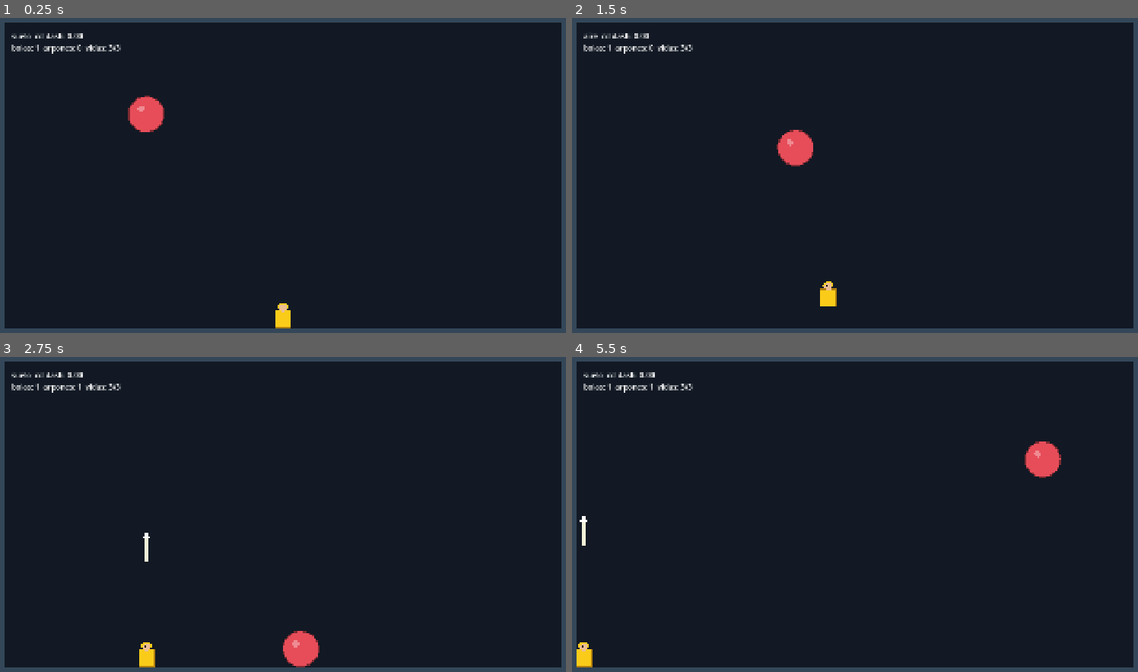
Above: before the commit, frames 1-4 (two rows, left to right).
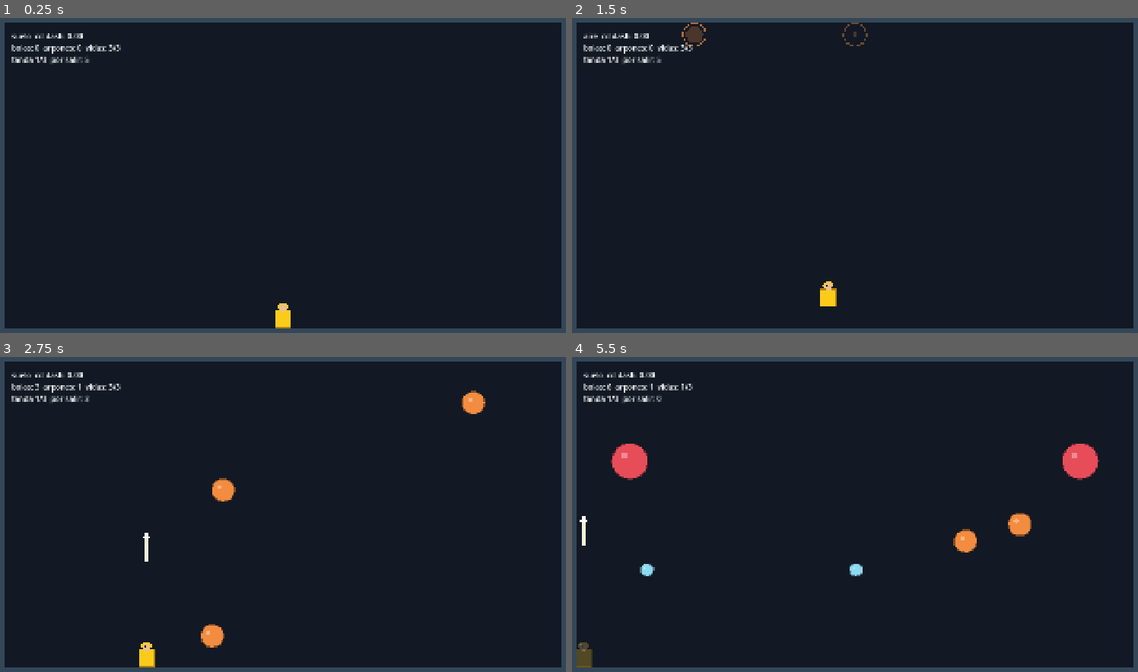
Above: after the commit, the same moments.

Repository: xNeku/fishmaboolla
Game: Godot game, scene res://scenes/main.tscn
The game is run twice, just before and just after one commit, with the same random seed, the same clock (stepped at 60 frames per second) and the same inputs.
Inputs:
- Up to frame 1 (0.25 s): no input
- Up to frame 2 (1.5 s): hold J (disparar) 0.53-1.28 s; tap Space (saltar) at 0.77 s; hold A (mover_izq) from 1.28 s (still down); tap D (mover_der) at 1.35 s
- Up to frame 3 (2.75 s): tap Space (saltar) at 1.52 s; release A (mover_izq) at 2.03 s; hold J (disparar) from 2.03 s (still down)
- Up to frame 4 (5.5 s): release J (disparar) at 2.78 s; tap D (mover_der) at 2.85, 4.35 s; tap Space (saltar) at 3.02, 3.77, 4.52 s; hold J (disparar) 3.53-4.28 s; hold A (mover_izq) from 3.53 s (still down); hold J (disparar) from 5.03 s (still down)

The runs differ from the first frame. In frame 1, 0.8% of the frame differs, in the area x 2-30%, y 8-37%; in frame 2, 1.0%; in frame 3, 1.5%; in frame 4, 2.8%, in the area x 0-94%, y 8-99%.

Commit message:
Oleadas: patrones y tandas de bolas desde techo y esquinas, con aviso y descanso
Co-Authored-By: Claude Sonnet 5.5 <noreply@anthropic.com>
Claude-Session: https://claude.ai/code/session_01Hu5F5bE3cxizNrca8PuRi9

Diff:
--- /dev/null
+++ b/data/patrones/cascada.tres
@@ -0,0 +1,64 @@
+[gd_resource type="Resource" script_class="PatronBolas" load_steps=10 format=3]
+
+[ext_resource type="Script" path="res://scripts/datos/patron_bolas.gd" id="1_pat"]
+[ext_resource type="Script" path="res://scripts/datos/entrada_patron.gd" id="2_ent"]
+[ext_resource type="Resource" path="res://data/bolas/bola_pequena.tres" id="3_b"]
+
+[sub_resource type="Resource" id="Resource_0"]
+script = ExtResource("2_ent")
+bola = ExtResource("3_b")
+origen = 0
+x_relativo = 0.10
+direccion = 1
+retraso = 0.00
+impulso = 0.0
+
+[sub_resource type="Resource" id="Resource_1"]
+script = ExtResource("2_ent")
+bola = ExtResource("3_b")
+origen = 0
+x_relativo = 0.26
+direccion = -1
+retraso = 0.30
+impulso = 0.0
+
+[sub_resource type="Resource" id="Resource_2"]
+script = ExtResource("2_ent")
+bola = ExtResource("3_b")
+origen = 0
+x_relativo = 0.42
+direccion = 1
+retraso = 0.60
+impulso = 0.0
+
+[sub_resource type="Resource" id="Resource_3"]
+script = ExtResource("2_ent")
+bola = ExtResource("3_b")
+origen = 0
+x_relativo = 0.58
+direccion = -1
+retraso = 0.90
+impulso = 0.0
+
+[sub_resource type="Resource" id="Resource_4"]
+script = ExtResource("2_ent")
+bola = ExtResource("3_b")
+origen = 0
+x_relativo = 0.74
+direccion = 1
+retraso = 1.20
+impulso = 0.0
+
+[sub_resource type="Resource" id="Resource_5"]
+script = ExtResource("2_ent")
+bola = ExtResource("3_b")
+origen = 0
+x_relativo = 0.90
+direccion = -1
+retraso = 1.50
+impulso = 0.0
+
+[resource]
+script = ExtResource("1_pat")
+nombre = "Cascada"
+entradas = Array[ExtResource("2_ent")]([SubResource("Resource_0"), SubResource("Resource_1"), SubResource("Resource_2"), SubResource("Resource_3"), SubResource("Resource_4"), SubResource("Resource_5")])
--- /dev/null
+++ b/data/patrones/cuatro_esquinas.tres
@@ -0,0 +1,46 @@
+[gd_resource type="Resource" script_class="PatronBolas" load_steps=8 format=3]
+
+[ext_resource type="Script" path="res://scripts/datos/patron_bolas.gd" id="1_pat"]
+[ext_resource type="Script" path="res://scripts/datos/entrada_patron.gd" id="2_ent"]
+[ext_resource type="Resource" path="res://data/bolas/bola_pequena.tres" id="3_b"]
+
+[sub_resource type="Resource" id="Resource_0"]
+script = ExtResource("2_ent")
+bola = ExtResource("3_b")
+origen = 1
+x_relativo = 0.50
+direccion = 1
+retraso = 0.00
+impulso = 0.0
+
+[sub_resource type="Resource" id="Resource_1"]
+script = ExtResource("2_ent")
+bola = ExtResource("3_b")
+origen = 2
+x_relativo = 0.50
+direccion = -1
+retraso = 0.00
+impulso = 0.0
+
+[sub_resource type="Resource" id="Resource_2"]
+script = ExtResource("2_ent")
+bola = ExtResource("3_b")
+origen = 3
+x_relativo = 0.50
+direccion = 1
+retraso = 0.00
+impulso = 0.0
+
+[sub_resource type="Resource" id="Resource_3"]
+script = ExtResource("2_ent")
+bola = ExtResource("3_b")
+origen = 4
+x_relativo = 0.50
+direccion = -1
+retraso = 0.00
+impulso = 0.0
+
+[resource]
+script = ExtResource("1_pat")
+nombre = "Cuatro esquinas"
+entradas = Array[ExtResource("2_ent")]([SubResource("Resource_0"), SubResource("Resource_1"), SubResource("Resource_2"), SubResource("Resource_3")])
--- /dev/null
+++ b/data/patrones/esquinas_superiores.tres
@@ -0,0 +1,28 @@
+[gd_resource type="Resource" script_class="PatronBolas" load_steps=6 format=3]
+
+[ext_resource type="Script" path="res://scripts/datos/patron_bolas.gd" id="1_pat"]
+[ext_resource type="Script" path="res://scripts/datos/entrada_patron.gd" id="2_ent"]
+[ext_resource type="Resource" path="res://data/bolas/bola_grande.tres" id="3_b"]
+
+[sub_resource type="Resource" id="Resource_0"]
+script = ExtResource("2_ent")
+bola = ExtResource("3_b")
+origen = 1
+x_relativo = 0.50
+direccion = 1
+retraso = 0.00
+impulso = 0.0
+
+[sub_resource type="Resource" id="Resource_1"]
+script = ExtResource("2_ent")
+bola = ExtResource("3_b")
+origen = 2
+x_relativo = 0.50
+direccion = -1
+retraso = 0.00
+impulso = 0.0
+
+[resource]
+script = ExtResource("1_pat")
+nombre = "Esquinas superiores"
+entradas = Array[ExtResource("2_ent")]([SubResource("Resource_0"), SubResource("Resource_1")])
--- /dev/null
+++ b/data/patrones/pinza_inferior.tres
@@ -0,0 +1,28 @@
+[gd_resource type="Resource" script_class="PatronBolas" load_steps=6 format=3]
+
+[ext_resource type="Script" path="res://scripts/datos/patron_bolas.gd" id="1_pat"]
+[ext_resource type="Script" path="res://scripts/datos/entrada_patron.gd" id="2_ent"]
+[ext_resource type="Resource" path="res://data/bolas/bola_media.tres" id="3_b"]
+
+[sub_resource type="Resource" id="Resource_0"]
+script = ExtResource("2_ent")
+bola = ExtResource("3_b")
+origen = 3
+x_relativo = 0.50
+direccion = 1
+retraso = 0.00
+impulso = 0.0
+
+[sub_resource type="Resource" id="Resource_1"]
+script = ExtResource("2_ent")
+bola = ExtResource("3_b")
+origen = 4
+x_relativo = 0.50
+direccion = -1
+retraso = 0.00
+impulso = 0.0
+
+[resource]
+script = ExtResource("1_pat")
+nombre = "Pinza inferior"
+entradas = Array[ExtResource("2_ent")]([SubResource("Resource_0"), SubResource("Resource_1")])
--- /dev/null
+++ b/data/patrones/techo_trio.tres
@@ -0,0 +1,37 @@
+[gd_resource type="Resource" script_class="PatronBolas" load_steps=7 format=3]
+
+[ext_resource type="Script" path="res://scripts/datos/patron_bolas.gd" id="1_pat"]
+[ext_resource type="Script" path="res://scripts/datos/entrada_patron.gd" id="2_ent"]
+[ext_resource type="Resource" path="res://data/bolas/bola_media.tres" id="3_b"]
+
+[sub_resource type="Resource" id="Resource_0"]
+script = ExtResource("2_ent")
+bola = ExtResource("3_b")
+origen = 0
+x_relativo = 0.20
+direccion = 1
+retraso = 0.00
+impulso = 0.0
+
+[sub_resource type="Resource" id="Resource_1"]
+script = ExtResource("2_ent")
+bola = ExtResource("3_b")
+origen = 0
+x_relativo = 0.50
+direccion = -1
+retraso = 0.35
+impulso = 0.0
+
+[sub_resource type="Resource" id="Resource_2"]
+script = ExtResource("2_ent")
+bola = ExtResource("3_b")
+origen = 0
+x_relativo = 0.80
+direccion = 1
+retraso = 0.70
+impulso = 0.0
+
+[resource]
+script = ExtResource("1_pat")
+nombre = "Trío del techo"
+entradas = Array[ExtResource("2_ent")]([SubResource("Resource_0"), SubResource("Resource_1"), SubResource("Resource_2")])
--- /dev/null
+++ b/data/tandas/tanda_1.tres
@@ -0,0 +1,12 @@
+[gd_resource type="Resource" script_class="TandaBolas" load_steps=5 format=3]
+
+[ext_resource type="Script" path="res://scripts/datos/tanda_bolas.gd" id="1_tan"]
+[ext_resource type="Script" path="res://scripts/datos/patron_bolas.gd" id="0_pat"]
+[ext_resource type="Resource" path="res://data/patrones/esquinas_superiores.tres" id="2_p"]
+[ext_resource type="Resource" path="res://data/patrones/techo_trio.tres" id="3_p"]
+
+[resource]
+script = ExtResource("1_tan")
+nombre = "Tanda 1"
+patrones = Array[ExtResource("0_pat")]([ExtResource("3_p"), ExtResource("2_p")])
+segundos_entre_patrones = 2.5
--- /dev/null
+++ b/data/tandas/tanda_2.tres
@@ -0,0 +1,13 @@
+[gd_resource type="Resource" script_class="TandaBolas" load_steps=6 format=3]
+
+[ext_resource type="Script" path="res://scripts/datos/tanda_bolas.gd" id="1_tan"]
+[ext_resource type="Script" path="res://scripts/datos/patron_bolas.gd" id="0_pat"]
+[ext_resource type="Resource" path="res://data/patrones/cascada.tres" id="2_p"]
+[ext_resource type="Resource" path="res://data/patrones/cuatro_esquinas.tres" id="3_p"]
+[ext_resource type="Resource" path="res://data/patrones/pinza_inferior.tres" id="4_p"]
+
+[resource]
+script = ExtResource("1_tan")
+nombre = "Tanda 2"
+patrones = Array[ExtResource("0_pat")]([ExtResource("2_p"), ExtResource("4_p"), ExtResource("3_p")])
+segundos_entre_patrones = 2.0
--- /dev/null
+++ b/data/tandas/tanda_3.tres
@@ -0,0 +1,14 @@
+[gd_resource type="Resource" script_class="TandaBolas" load_steps=7 format=3]
+
+[ext_resource type="Script" path="res://scripts/datos/tanda_bolas.gd" id="1_tan"]
+[ext_resource type="Script" path="res://scripts/datos/patron_bolas.gd" id="0_pat"]
+[ext_resource type="Resource" path="res://data/patrones/cascada.tres" id="2_p"]
+[ext_resource type="Resource" path="res://data/patrones/cuatro_esquinas.tres" id="3_p"]
+[ext_resource type="Resource" path="res://data/patrones/esquinas_superiores.tres" id="4_p"]
+[ext_resource type="Resource" path="res://data/patrones/techo_trio.tres" id="5_p"]
+
+[resource]
+script = ExtResource("1_tan")
+nombre = "Tanda 3"
+patrones = Array[ExtResource("0_pat")]([ExtResource("4_p"), ExtResource("3_p"), ExtResource("2_p"), ExtResource("5_p")])
+segundos_entre_patrones = 1.5
--- a/scenes/main.tscn
+++ b/scenes/main.tscn
@@ -3,7 +3,11 @@
 [ext_resource type="Script" path="res://scripts/mundo/main.gd" id="1_main"]
 [ext_resource type="PackedScene" path="res://scenes/sala.tscn" id="2_sala"]
 [ext_resource type="PackedScene" path="res://scenes/jugador.tscn" id="3_jugador"]
-[ext_resource type="PackedScene" path="res://scenes/bola.tscn" id="4_bola"]
+[ext_resource type="Script" path="res://scripts/mundo/oleadas.gd" id="4_oleadas"]
+[ext_resource type="Resource" path="res://data/tandas/tanda_1.tres" id="5_t1"]
+[ext_resource type="Resource" path="res://data/tandas/tanda_2.tres" id="6_t2"]
+[ext_resource type="Resource" path="res://data/tandas/tanda_3.tres" id="7_t3"]
+[ext_resource type="Script" path="res://scripts/datos/tanda_bolas.gd" id="8_tanda"]
 
 [node name="Main" type="Node2D"]
 script = ExtResource("1_main")
@@ -13,8 +17,10 @@
 [node name="Jugador" parent="." instance=ExtResource("3_jugador")]
 position = Vector2(960, 1020)
 
-[node name="Bola" parent="." instance=ExtResource("4_bola")]
-position = Vector2(480, 300)
+[node name="Oleadas" type="Node" parent="." node_paths=PackedStringArray("sala")]
+script = ExtResource("4_oleadas")
+sala = NodePath("../Sala")
+tandas = Array[ExtResource("8_tanda")]([ExtResource("5_t1"), ExtResource("6_t2"), ExtResource("7_t3")])
 
 [node name="Estado" type="Label" parent="."]
 mouse_filter = 2
--- /dev/null
+++ b/scripts/datos/entrada_patron.gd
@@ -0,0 +1,16 @@
+class_name EntradaPatron
+extends Resource
+## Una bola dentro de un patrón: qué tipo, desde dónde sale y cuándo.
+
+enum Origen { TECHO, ESQUINA_SUP_IZQ, ESQUINA_SUP_DER, ESQUINA_INF_IZQ, ESQUINA_INF_DER }
+
+@export var bola: BolaDatos
+@export var origen: Origen = Origen.TECHO
+## Solo para TECHO: posición horizontal, 0 = pared izquierda, 1 = pared derecha.
+@export_range(0.0, 1.0, 0.01) var x_relativo: float = 0.5
+## Solo para TECHO: sentido horizontal. Las esquinas salen siempre hacia dentro.
+@export_enum("Izquierda:-1", "Derecha:1") var direccion: int = 1
+## Segundos desde el inicio del patrón hasta que sale esta bola (el aviso empieza ahí).
+@export var retraso: float = 0.0
+## Impulso inicial hacia arriba en px/s (0 = sale en caída libre).
+@export var impulso: float = 0.0
--- /dev/null
+++ b/scripts/datos/patron_bolas.gd
@@ -0,0 +1,14 @@
+class_name PatronBolas
+extends Resource
+## Un grupo de bolas que salen juntas o escalonadas (una cascada, una pinza...).
+
+@export var nombre: String = "patron"
+@export var entradas: Array[EntradaPatron] = []
+
+
+## Retraso de la última bola: cuándo termina de salir el patrón.
+func duracion() -> float:
+	var d: float = 0.0
+	for e: EntradaPatron in entradas:
+		d = maxf(d, e.retraso)
+	return d
--- /dev/null
+++ b/scripts/datos/tanda_bolas.gd
@@ -0,0 +1,9 @@
+class_name TandaBolas
+extends Resource
+## Una tanda del Acto: patrones lanzados en orden. Se acaba cuando han salido todos
+## y el jugador ha roto todas las bolas.
+
+@export var nombre: String = "tanda"
+@export var patrones: Array[PatronBolas] = []
+## Pausa entre que termina de salir un patrón y empieza el siguiente.
+@export var segundos_entre_patrones: float = 2.0
--- /dev/null
+++ b/scripts/efectos/aviso_spawn.gd
@@ -0,0 +1,22 @@
+class_name AvisoSpawn
+extends Node2D
+## Marca temporal que avisa de dónde va a salir una bola. Solo visual.
+
+var radio: float = 40.0
+var duracion: float = 0.7
+var color: Color = Color(1.0, 0.4, 0.4)
+var _t: float = 0.0
+
+
+func _process(delta: float) -> void:
+	_t += delta
+	if _t >= duracion:
+		queue_free()
+	queue_redraw()
+
+
+func _draw() -> void:
+	var p: float = clampf(_t / duracion, 0.0, 1.0)
+	var parpadeo: float = 0.5 + 0.5 * sin(_t * 30.0)
+	draw_arc(Vector2.ZERO, radio, 0.0, TAU, 32, Color(color, 0.4 + 0.5 * parpadeo), 4.0)
+	draw_circle(Vector2.ZERO, radio * p, Color(color, 0.25))
--- a/scripts/mundo/main.gd
+++ b/scripts/mundo/main.gd
@@ -1,34 +1,24 @@
 extends Node2D
-## Nivel de prueba. El decorado, la sala, el jugador y la bola inicial viven en la
+## Nivel de prueba. El decorado, la sala, el jugador y las oleadas viven en la
 ## escena (main.tscn); este script conecta las piezas y pinta el estado de depuración.
 
-const SEGUNDOS_REAPARICION: float = 1.2
 ## Tras morir, espera antes de aceptar el reinicio (evita reiniciar sin querer con el autodisparo).
 const SEGUNDOS_ANTES_REINICIO: float = 1.0
 const ESCENA_ARPON: PackedScene = preload("res://scenes/arpon.tscn")
 
 @onready var _sala: Sala = $Sala
 @onready var _jugador: Jugador = $Jugador
-@onready var _bola_inicial: Bola = $Bola
+@onready var _oleadas: Oleadas = $Oleadas
 @onready var _estado: Label = $Estado
 @onready var _fin_partida: Label = $FinPartida
 
-var _datos_inicial: BolaDatos
-var _pos_inicial: Vector2
-var _dir_inicial: int
-var _espera: float = 0.0
 var _tocando: bool = false
 var _tiempo_muerto: float = 0.0
 
 
 func _ready() -> void:
 	_jugador.limites = _sala.limites
-	# Se recuerda cómo es la bola colocada en la escena para reponerla (depuración).
-	_datos_inicial = _bola_inicial.datos
-	_pos_inicial = _bola_inicial.position
-	_dir_inicial = _bola_inicial.direccion_inicial
-	_preparar(_bola_inicial)
-	_jugador.murio.connect(func() -> void: _fin_partida.visible = true)
+	_jugador.murio.connect(_al_morir)
 	_jugador.disparado.connect(_crear_arpon)
 
 
@@ -39,20 +29,18 @@
 			get_tree().reload_current_scene()
 		return
 	_comprobar_contacto()
-	if get_tree().get_nodes_in_group("bolas").is_empty():
-		_espera += delta
-		if _espera >= SEGUNDOS_REAPARICION:
-			_espera = 0.0
-			_reponer_bola()
-	else:
-		_espera = 0.0
+
+
+func _al_morir() -> void:
+	_fin_partida.visible = true
+	_oleadas.set_physics_process(false)
 
 
 func _process(_delta: float) -> void:
 	var estado: String = "dash" if _jugador.dashing else ("suelo" if _jugador.en_suelo else "aire")
 	var n_bolas: int = get_tree().get_nodes_in_group("bolas").size()
 	var n_arpones: int = get_tree().get_nodes_in_group("arpones").size()
-	_estado.text = "%s  cd dash: %.2f\nbolas: %d  arpones: %d  vidas: %d/%d" % [estado, _jugador.cooldown_dash_restante, n_bolas, n_arpones, _jugador.vidas, _jugador.config.vidas_maximas]
+	_estado.text = "%s  cd dash: %.2f\nbolas: %d  arpones: %d  vidas: %d/%d\n%s" % [estado, _jugador.cooldown_dash_restante, n_bolas, n_arpones, _jugador.vidas, _jugador.config.vidas_maximas, _texto_oleadas()]
 
 
 ## Avisa al jugador una vez por contacto (no cada frame mientras dura el solape).
@@ -77,15 +65,12 @@
 	add_child(arpon)
 
 
-func _preparar(bola: Bola) -> void:
-	bola.limites = _sala.limites
-	bola.gravedad = _sala.gravedad_bolas
-
-
-func _reponer_bola() -> void:
-	var bola: Bola = (load(Bola.RUTA_ESCENA) as PackedScene).instantiate() as Bola
-	bola.datos = _datos_inicial
-	bola.direccion_inicial = _dir_inicial
-	bola.position = _pos_inicial
-	_preparar(bola)
-	add_child(bola)
+func _texto_oleadas() -> String:
+	var n: int = _oleadas.tandas.size()
+	match _oleadas.estado:
+		Oleadas.Estado.DESCANSO:
+			return "descanso: %.1f s  (siguiente tanda %d/%d)" % [_oleadas.descanso_restante(), _oleadas.indice_tanda + 2, n]
+		Oleadas.Estado.TERMINADO:
+			return "tandas terminadas (%d/%d)" % [n, n]
+		_:
+			return "tanda %d/%d  por salir: %d" % [_oleadas.indice_tanda + 1, n, _oleadas.pendientes]
--- /dev/null
+++ b/scripts/mundo/oleadas.gd
@@ -0,0 +1,130 @@
+class_name Oleadas
+extends Node
+## Dirige las tandas de bolas del Acto: lanza los patrones, espera a que se rompan
+## todas las bolas y hace una pausa (descanso, aún sin pesca) hasta la siguiente tanda.
+
+signal tanda_iniciada(indice: int)
+signal descanso_iniciado(segundos: float)
+signal tandas_terminadas
+
+enum Estado { LANZANDO, DESCANSO, TERMINADO }
+
+@export var sala: Sala
+@export var tandas: Array[TandaBolas] = []
+## Espera antes de la primera tanda.
+@export var segundos_inicio: float = 1.0
+## Duración del descanso entre tandas (más adelante será para pescar).
+@export var segundos_descanso: float = 5.0
+## Tiempo que se ve el aviso antes de que salga la bola.
+@export var segundos_aviso: float = 0.7
+
+var estado: Estado = Estado.LANZANDO
+var indice_tanda: int = -1
+## Bolas de la tanda actual que aún no han salido.
+var pendientes: int:
+	get:
+		return _cola.size()
+
+var _t: float = 0.0
+var _espera: float = 0.0
+var _cola: Array[Dictionary] = []
+
+
+func _ready() -> void:
+	_espera = segundos_inicio
+	_preparar_tanda(0)
+
+
+func _physics_process(delta: float) -> void:
+	match estado:
+		Estado.LANZANDO:
+			_t += delta
+			_procesar_cola()
+			if _cola.is_empty() and get_tree().get_nodes_in_group("bolas").is_empty():
+				if indice_tanda + 1 < tandas.size():
+					estado = Estado.DESCANSO
+					_espera = segundos_descanso
+					descanso_iniciado.emit(segundos_descanso)
+				else:
+					estado = Estado.TERMINADO
+					tandas_terminadas.emit()
+		Estado.DESCANSO:
+			_espera -= delta
+			if _espera <= 0.0:
+				_preparar_tanda(indice_tanda + 1)
+
+
+## Segundos que quedan de descanso (0 si no está en descanso).
+func descanso_restante() -> float:
+	return maxf(0.0, _espera) if estado == Estado.DESCANSO else 0.0
+
+
+func _preparar_tanda(i: int) -> void:
+	indice_tanda = i
+	estado = Estado.LANZANDO
+	_t = -segundos_inicio if i == 0 else 0.0
+	_cola.clear()
+	var tanda: TandaBolas = tandas[i]
+	var cursor: float = 0.0
+	for patron: PatronBolas in tanda.patrones:
+		for e: EntradaPatron in patron.entradas:
+			_cola.append({"t": cursor + e.retraso, "entrada": e, "aviso": false})
+		cursor += patron.duracion() + tanda.segundos_entre_patrones
+	tanda_iniciada.emit(i)
+
+
+func _procesar_cola() -> void:
+	for item: Dictionary in _cola.duplicate():
+		var e: EntradaPatron = item["entrada"]
+		var t: float = item["t"]
+		if not item["aviso"] and _t >= t:
+			item["aviso"] = true
+			_crear_aviso(e)
+		if _t >= t + segundos_aviso:
+			_crear_bola(e)
+			_cola.erase(item)
+
+
+## Posición de salida (centro de la bola) y sentido horizontal según el origen.
+func calcular_salida(e: EntradaPatron) -> Dictionary:
+	var l: Rect2 = sala.limites
+	var r: float = e.bola.radio
+	var x: float = l.position.x + r
+	var y: float = l.position.y + r
+	var dir: int = 1
+	match e.origen:
+		EntradaPatron.Origen.TECHO:
+			x = l.position.x + r + e.x_relativo * (l.size.x - 2.0 * r)
+			dir = -1 if e.direccion < 0 else 1
+		EntradaPatron.Origen.ESQUINA_SUP_DER:
+			x = l.end.x - r
+			dir = -1
+		EntradaPatron.Origen.ESQUINA_INF_IZQ:
+			y = l.end.y - r
+		EntradaPatron.Origen.ESQUINA_INF_DER:
+			x = l.end.x - r
+			y = l.end.y - r
+			dir = -1
+	return {"posicion": Vector2(x, y), "direccion": dir}
+
+
+func _crear_aviso(e: EntradaPatron) -> void:
+	var salida: Dictionary = calcular_salida(e)
+	var aviso := AvisoSpawn.new()
+	aviso.position = salida["posicion"]
+	aviso.radio = e.bola.radio
+	aviso.duracion = segundos_aviso
+	aviso.color = e.bola.color
+	get_parent().add_child(aviso)
+
+
+func _crear_bola(e: EntradaPatron) -> void:
+	var salida: Dictionary = calcular_salida(e)
+	var bola: Bola = (load(Bola.RUTA_ESCENA) as PackedScene).instantiate() as Bola
+	bola.datos = e.bola
+	bola.direccion_inicial = salida["direccion"]
+	bola.impulso_inicial = e.impulso
+	bola.limites = sala.limites
+	bola.gravedad = sala.gravedad_bolas
+	bola.position = salida["posicion"]
+	get_parent().add_child(bola)
Not shown, added: scripts/datos/entrada_patron.gd.uid
Not shown, added: scripts/datos/patron_bolas.gd.uid
Not shown, added: scripts/datos/tanda_bolas.gd.uid
Not shown, added: scripts/efectos/aviso_spawn.gd.uid
Not shown, added: scripts/mundo/oleadas.gd.uid
Not shown, changed: docs/DISENO.md
